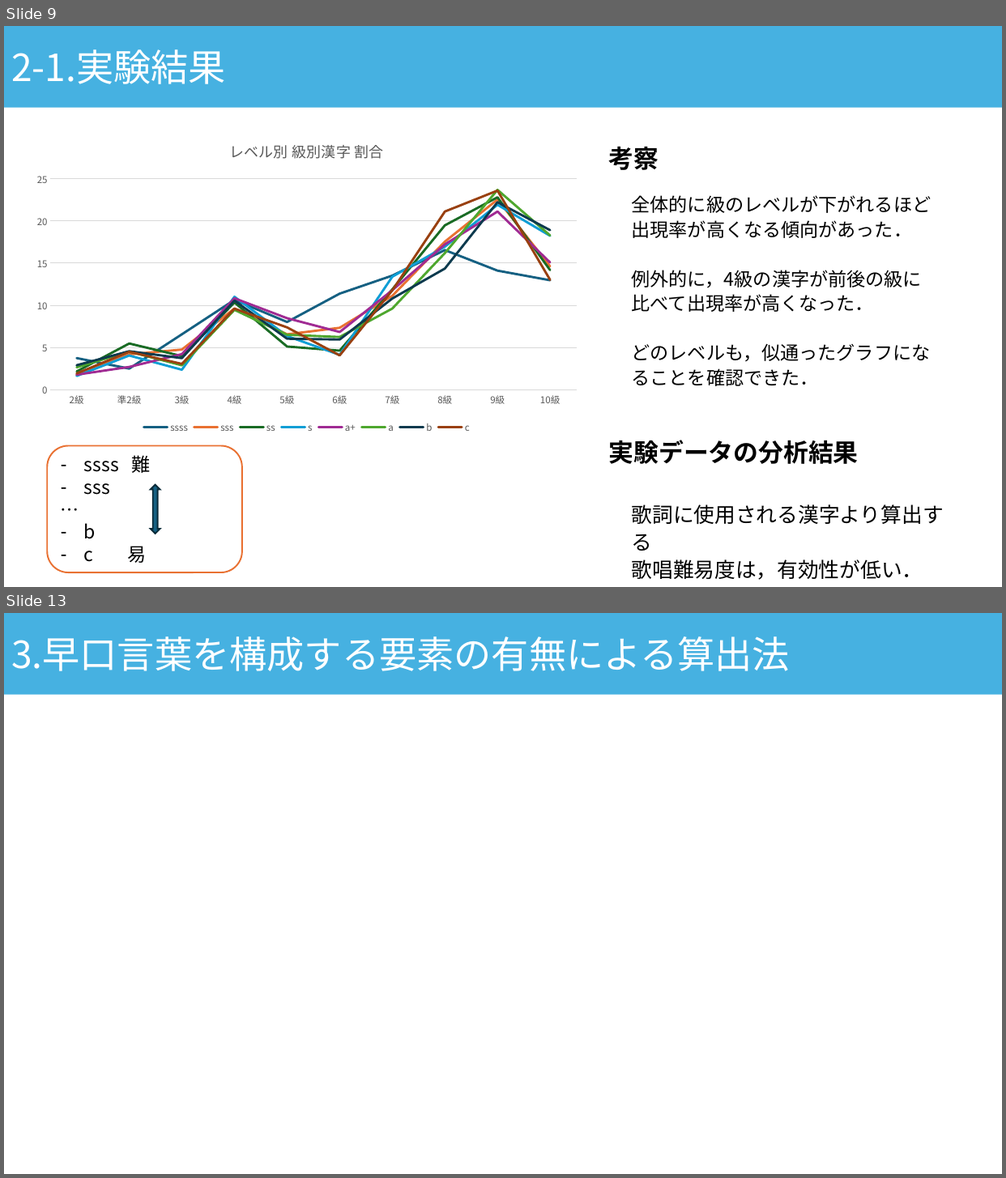
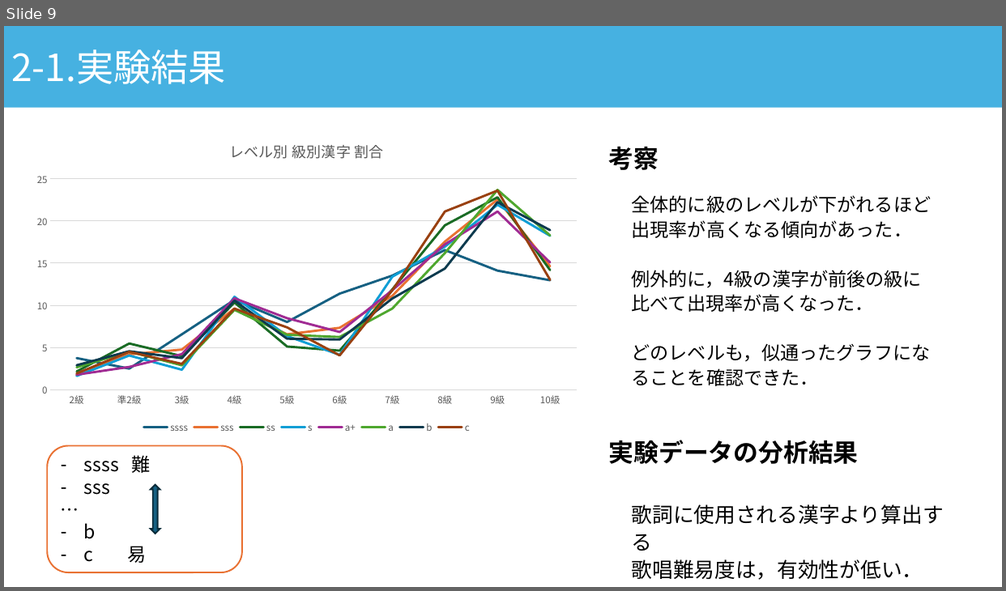
Before and after one commit to asn407/20241221, a slide deck: 年末発表.pptx. Shown one above the other, each under a label of ours: slides 9 and 13 before the commit, slide 9 after it; the slides between them are not shown. The pictures are 1006x1178 and 1006x591 pixels, drawn with LibreOffice and Linux fonts; fonts in the diff are those of the drawing. Boxes give left, top, right and bottom in pixels: in the first picture for what was removed or moved away, otherwise in the second. Text is boxed around its words. In the diff, an @@ line names an element or a change of style, - is before the commit and + after.

```diff
--- a/年末発表.pptx
+++ b/年末発表.pptx
@@ slide 13 removed at [4, 613, 1002, 1174], background #FFFFFF @@
@@ rectangle removed at [4, 613, 1002, 695] @@
-3.早口言葉を構成する要素の有無による算出法
```
Also in this commit, not shown: 8 slides changed, 2 slides added.
